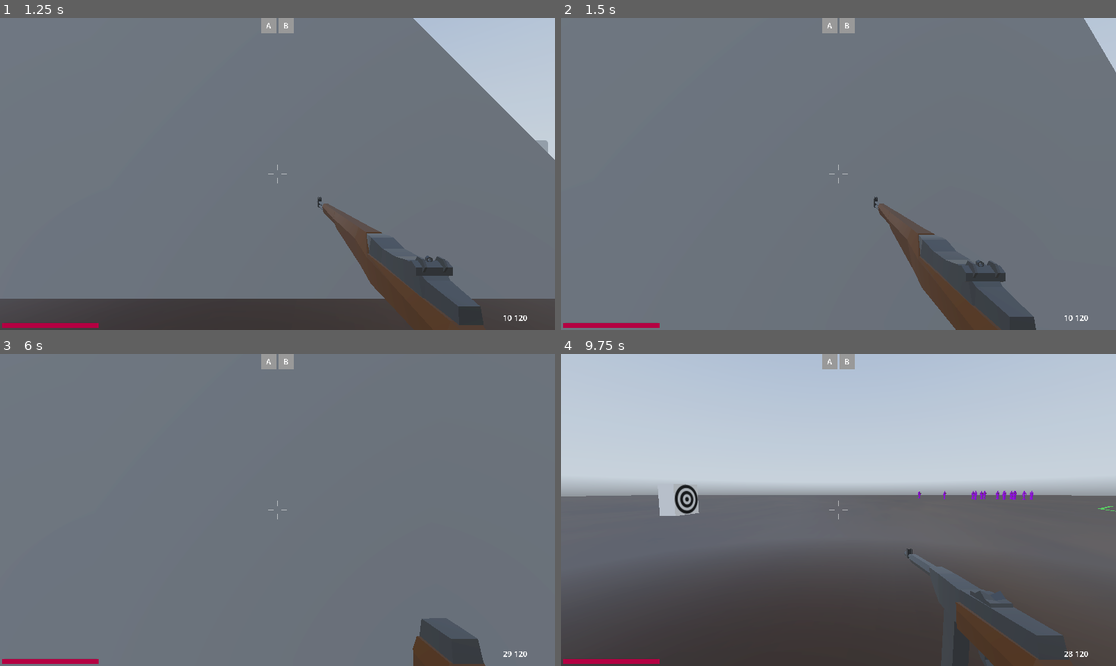
Above: before the commit, frames 1-4 (two rows, left to right).
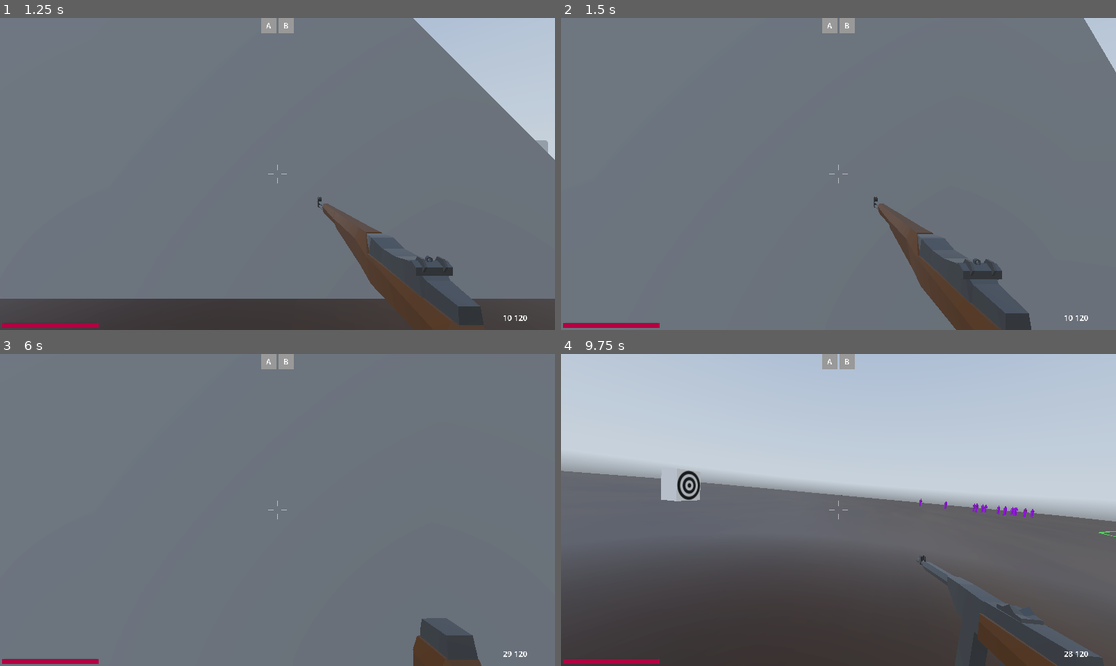
Above: after the commit, the same moments.

Repository: mcmacska/Fields-of-Smoke
Game: Godot game, scene res://scenes/screens/main_menu.tscn
The game is run twice, just before and just after one commit, with the same random seed, the same clock (stepped at 60 frames per second) and the same inputs. A sky picture missing from this copy of the repository is replaced by a grey-blue gradient.
Inputs (mouse positions are in pixels of both pictures, inside the frame that each line leads up to):
- Up to frame 1 (1.25 s): click "Play game" at 0.5 s
- Up to frame 2 (1.5 s): tap Enter at 1.25 s; move the mouse to (866, 174) at 1.27 s; hold Up (forward) from 1.28 s (still down); right-click (866, 174) at 1.35 s
- Up to frame 3 (6 s): keep holding Up (forward); tap Space (jump) at 1.52, 2.27, 2.75, 3.77, 4.25, 4.52, 5.27 s; move the mouse to (249, 510) at 2.02 s; tap Q (last_slot) at 2.1 s; move the mouse to (288, 503) at 2.77 s; tap Shift (run) at 2.85 s; tap Enter at 3.5, 5.75 s; move the mouse to (271, 516) at 3.52 s; tap Mouse wheel down (scroll_down) at 3.6 s; move the mouse to (316, 513) at 4.27 s; hold Mouse wheel up (scroll_up) 4.28-5.03 s; tap R (reload) at 4.9 s; move the mouse to (233, 506) at 5.02 s; click (233, 506) at 5.1 s; move the mouse to (283, 510) at 5.77 s; right-click (283, 510) at 5.85 s
- Up to frame 4 (9.75 s): tap Space (jump) at 6.5, 6.77, 7.52, 8.27 s; move the mouse to (816, 503) at 6.52 s; release Up (forward) at 6.53 s; hold Right (right) 6.53-7.28 s; tap Q (last_slot) at 6.6 s; move the mouse to (866, 510) at 7.27 s; hold Up (forward) 7.28-9.53 s; tap Shift (run) at 7.35 s; move the mouse to (810, 510) at 8.02 s; tap Mouse wheel down (scroll_down) at 8.1 s; move the mouse to (849, 503) at 8.77 s; hold Mouse wheel up (scroll_up) 8.78-9.53 s; move the mouse to (832, 516) at 9.52 s; hold Left (left) from 9.53 s (still down); click (832, 516) at 9.6 s

Frame 1 is identical in both runs. In frame 2, 0.3% of the frame differs, in the area x 56-86%, y 57-100%; in frame 3, 0.2%; in frame 4, 8.1%, in the area x 0-100%, y 33-100%.

Commit message:
leaning while running and weapon models bit further while aiming

Diff:
--- a/Fields_of_Smoke/scripts/characters/player.gd
+++ b/Fields_of_Smoke/scripts/characters/player.gd
@@ -56,6 +56,8 @@
 var target_offset: Vector3 = Vector3.ZERO
 var moving_on_floor: bool = false
 var bob_phase: float = 0.0
+var lean_amount: float = 0.2
+var lean_speed: float = 0.05
 
 func _on_hit():
 	hit.emit()
@@ -155,7 +157,7 @@
 
 func manage_gravity(delta: float):
 	if not is_on_floor():
-		velocity.y += get_gravity().y * delta
+		velocity.y += get_gravity().y * delta #szerintem egy 1.5 szorzóval jobb
 		# track fastest downward speed
 		if velocity.y < fall_speed:
 			fall_speed = velocity.y
@@ -187,6 +189,8 @@
 	if is_on_floor():
 		velocity.x = lerp(velocity.x, direction.x * BASE_SPEED * internal_speed_changer * speed_changer * ads_multiplier, xlr8)
 		velocity.z = lerp(velocity.z, direction.z * BASE_SPEED * internal_speed_changer * speed_changer * ads_multiplier, xlr8)
+		var target_tilt = -input_dir.x * lean_amount
+		camera_pivot.rotation.z = lerp(camera_pivot.rotation.z, target_tilt, lean_speed)
 	else:
 		velocity.x = direction.x * BASE_SPEED * speed_changer
 		velocity.z = direction.z * BASE_SPEED * speed_changer
--- a/Fields_of_Smoke/scripts/weapons/smg62.gd
+++ b/Fields_of_Smoke/scripts/weapons/smg62.gd
@@ -18,7 +18,7 @@
 	return_speed = 10.0
 	# position
 	hip_position = Vector3(0.2, 0.37, -0.25)
-	ads_position = Vector3(0, 0.498, -0.07)
+	ads_position = Vector3(0, 0.498, -0.12)
 
 
 func trigger_held(camera_transform: Transform3D):
--- a/Fields_of_Smoke/scripts/weapons/weapon.gd
+++ b/Fields_of_Smoke/scripts/weapons/weapon.gd
@@ -19,7 +19,7 @@
 	return_speed = 10.0
 	# position
 	hip_position = Vector3(0.2, 0.37, -0.25)
-	ads_position = Vector3(0, 0.482, -0.07)
+	ads_position = Vector3(0, 0.482, -0.12)
 
 
 func trigger_pressed(camera_transform: Transform3D):
